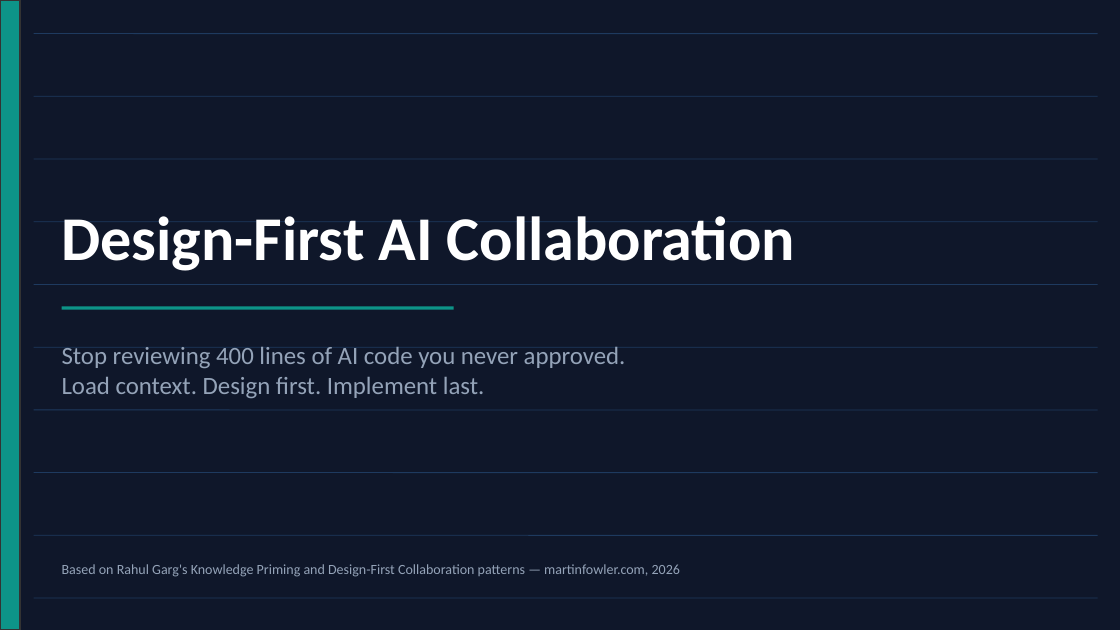
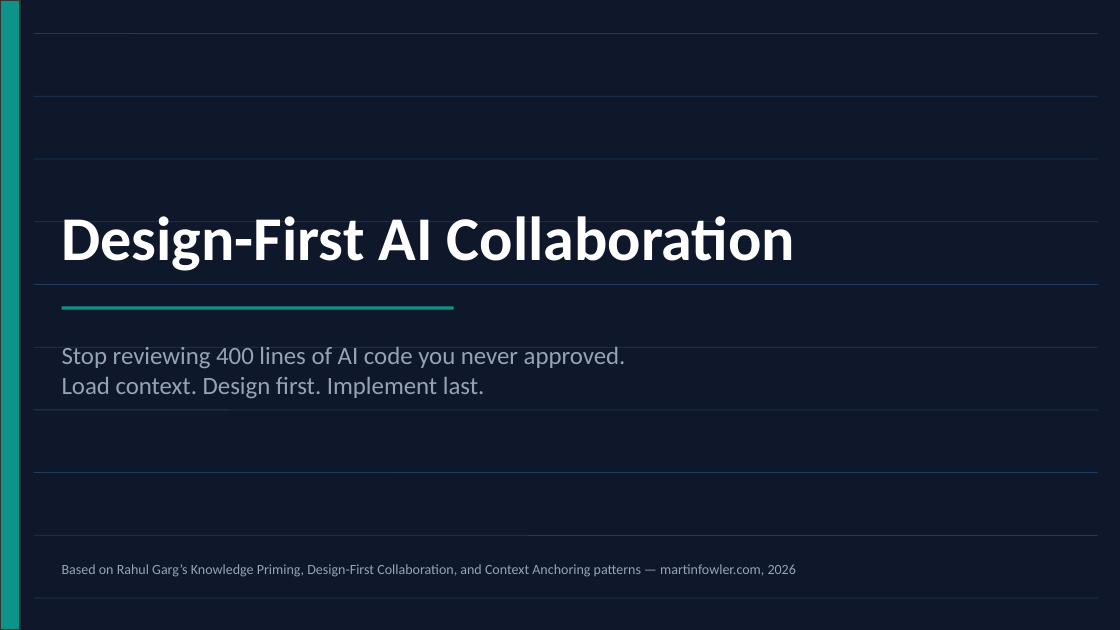
Before and after one commit to andresdiegolanda/design-first-ai, a slide deck: slide 1 of docs/design-first-ai.pptx. Drawn at 1120x630 pixels with LibreOffice and Linux fonts; fonts in the diff are those of the drawing. Boxes give left, top, right and bottom in pixels: in the first picture for what was removed or moved away, otherwise in the second. Text is boxed around its words. In the diff, an @@ line names an element or a change of style, - is before the commit and + after.

Commit message:
docs: update presentation for framework restructure
Slide 1 — Attribution includes Context Anchoring (third Garg pattern).

Slide 3 — Rewritten as three-column layout:
  Knowledge Priming (teal) / Design-First Collaboration (blue) /
  Context Anchoring (violet). Each card describes the pattern,
  its subtitle, and its key mechanism.

Slide 5 — Rule label updated from 'no code until Level 5 is
  approved' to 'design before code' (document-driven model).

Slide 6 — Four-column flow updated for document-driven workflow:
  ONBOARDING (once) / FOR EACH FEATURE / DESIGN + EXECUTION /
  AFTER EVERY SESSION. Column 3 now shows the three-step workflow:
  app-description + story / impl-guide draft / iterate each
  dimension / approve / agent executes.

Slide 8 — Three stale references fixed:
  guides/adoption.md → context/README.md
  levels/master-prompt.md → docs/design-workflow.md
  examples/01-rag-endpoint → examples/01-spring-mvc

Slide 9 — 'Five conversation levels' → 'Document-driven workflow'.
  GitHub URL placeholder replaced with real repo URL.

```diff
--- a/docs/design-first-ai.pptx
+++ b/docs/design-first-ai.pptx
@@ text at [62,564,796,577]: text changed @@
-Based on Rahul Garg's Knowledge Priming and Design-First Collaboration patterns — martinfowler.com, 2026
+Based on Rahul Garg’s Knowledge Priming, Design-First Collaboration, and Context Anchoring patterns — martinfowler.com, 2026
```
Also in this commit, not shown: 5 other slides changed.
